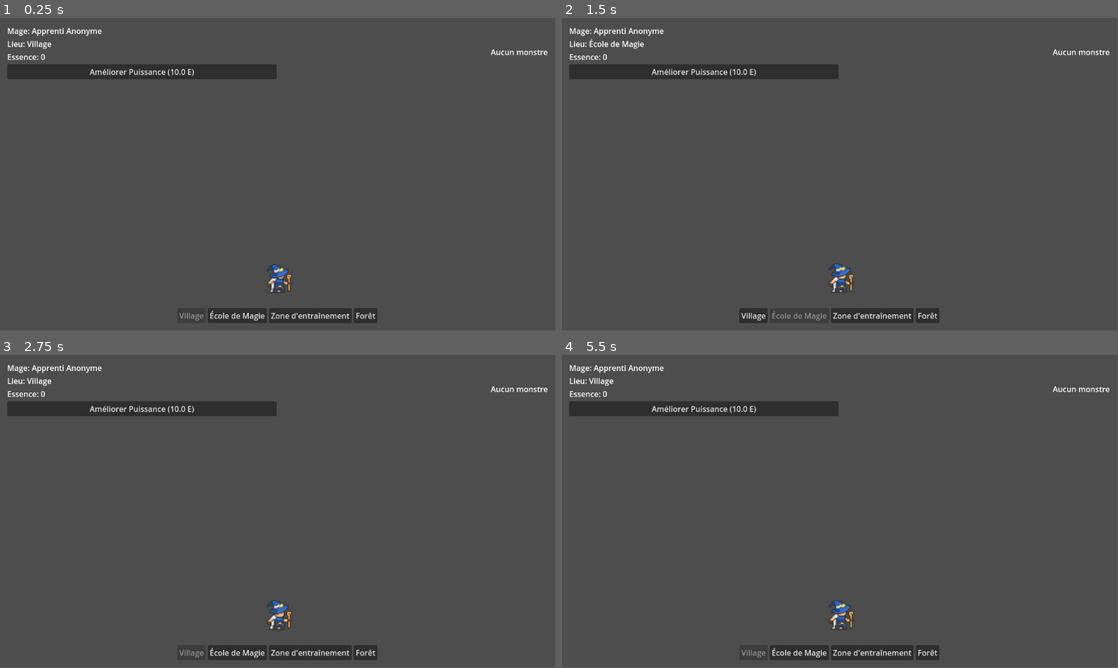
Above: before the commit, frames 1-4 (two rows, left to right).
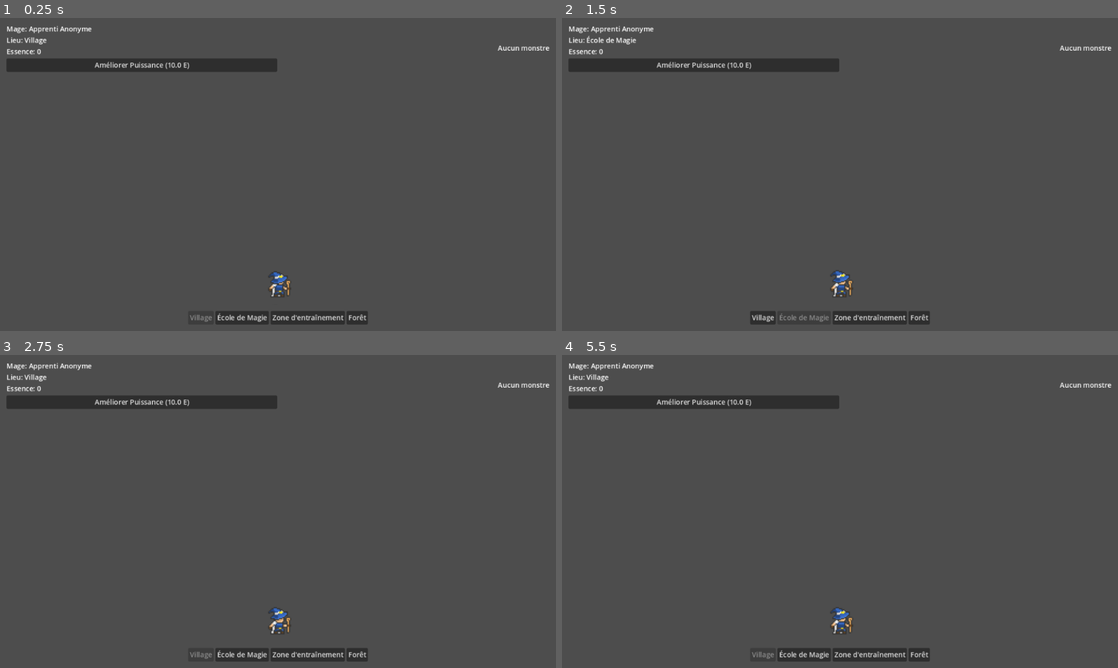
Above: after the commit, the same moments.

Repository: Azeratorre/idle-spell
Game: Godot game, scene res://scenes/Game.tscn
Same seed, same stepped clock (60 frames per second), same inputs: the game is played once before the commit and once after it.
Inputs:
- Up to frame 1 (0.25 s): no input
- Up to frame 2 (1.5 s): click "Améliorer Puissance (10.0 E)" at 0.5 s; click "École de Magie" at 1.25 s
- Up to frame 3 (2.75 s): click "Village" at 2 s
- Up to frame 4 (5.5 s): click "Zone d'entraînement" at 2.75 s; click "Forêt" at 3.5 s; click "Améliorer Puissance (10.0 E)" at 4.25 s; click "Village" at 5 s
In our replay, the window is 799x449 before the commit and 800x450 after it. These sizes can differ from the game's own. Grey fills any space a smaller window leaves; there, only what the larger window draws over its background counts as a difference.

The runs differ from the first frame. In frame 1, 3.8% of the frame differs, in the area x 1-99%, y 2-98%; in frame 2, 3.9%; in frame 3, 3.9%; in frame 4, 3.9%.

Commit message:
feat: Add grimoire panel and fix pause menu navigation

Diff:
--- a/project.godot
+++ b/project.godot
@@ -20,6 +20,14 @@
 
 GameState="*res://scripts/GameState.gd"
 
+[display/window]
+
+size/viewport_width=1280
+size/viewport_height=720
+mode=3
+stretch/mode="canvas_items"
+stretch/aspect="keep"
+
 [rendering]
 
 renderer/rendering_method="gl_compatibility"
--- a/scenes/Game.tscn
+++ b/scenes/Game.tscn
@@ -156,3 +156,55 @@
 [node name="BackButton" type="Button" parent="UI/CharacterPanel/MarginContainer/VBoxContainer"]
 layout_mode = 2
 text = "Retour"
+
+[node name="GrimoirePanel" type="PanelContainer" parent="UI"]
+visible = false
+anchors_preset = 8
+anchor_left = 0.5
+anchor_top = 0.5
+anchor_right = 0.5
+anchor_bottom = 0.5
+offset_left = -200.0
+offset_top = -150.0
+offset_right = 200.0
+offset_bottom = 150.0
+grow_horizontal = 2
+grow_vertical = 2
+
+[node name="MarginContainer" type="MarginContainer" parent="UI/GrimoirePanel"]
+layout_mode = 2
+theme_override_constants/margin_left = 10
+theme_override_constants/margin_top = 10
+theme_override_constants/margin_right = 10
+theme_override_constants/margin_bottom = 10
+
+[node name="VBoxContainer" type="VBoxContainer" parent="UI/GrimoirePanel/MarginContainer"]
+layout_mode = 2
+
+[node name="Title" type="Label" parent="UI/GrimoirePanel/MarginContainer/VBoxContainer"]
+layout_mode = 2
+text = "Grimoire"
+horizontal_alignment = 1
+
+[node name="Label" type="Label" parent="UI/GrimoirePanel/MarginContainer/VBoxContainer"]
+layout_mode = 2
+text = "Emplacements Actifs"
+horizontal_alignment = 1
+
+[node name="ActiveSlotsContainer" type="HBoxContainer" parent="UI/GrimoirePanel/MarginContainer/VBoxContainer"]
+layout_mode = 2
+alignment = 1
+
+[node name="Label2" type="Label" parent="UI/GrimoirePanel/MarginContainer/VBoxContainer"]
+layout_mode = 2
+text = "Sorts Appris"
+horizontal_alignment = 1
+
+[node name="SpellbookContainer" type="GridContainer" parent="UI/GrimoirePanel/MarginContainer/VBoxContainer"]
+layout_mode = 2
+size_flags_vertical = 3
+columns = 4
+
+[node name="BackButton" type="Button" parent="UI/GrimoirePanel/MarginContainer/VBoxContainer"]
+layout_mode = 2
+text = "Retour"
--- a/scripts/Game.gd
+++ b/scripts/Game.gd
@@ -10,6 +10,7 @@
 @onready var player = $Player
 @onready var pause_menu = $UI/PauseMenu
 @onready var character_panel = $UI/CharacterPanel
+@onready var grimoire_panel = $UI/GrimoirePanel
 
 # Le monde du jeu, avec les informations sur les monstres
 var world = [
@@ -27,6 +28,7 @@
 	# On configure les menus pour qu'ils fonctionnent même en pause
 	pause_menu.process_mode = Node.PROCESS_MODE_WHEN_PAUSED
 	character_panel.process_mode = Node.PROCESS_MODE_WHEN_PAUSED
+	grimoire_panel.process_mode = Node.PROCESS_MODE_WHEN_PAUSED
 
 	# Met à jour l'interface avec les données initiales de GameState
 	update_ui()
@@ -46,8 +48,12 @@
 	pause_menu.get_node("MenuButtons/ResumeButton").pressed.connect(toggle_pause)
 	# Connecte le bouton "Personnage"
 	pause_menu.get_node("MenuButtons/CharacterButton").pressed.connect(_on_character_button_pressed)
+	# Connecte le bouton "Grimoire"
+	pause_menu.get_node("MenuButtons/GrimoireButton").pressed.connect(_on_grimoire_button_pressed)
 	# Connecte le bouton "Retour" du panneau personnage
 	character_panel.get_node("MarginContainer/VBoxContainer/BackButton").pressed.connect(_on_back_to_pause_menu_pressed)
+	# Connecte le bouton "Retour" du panneau grimoire
+	grimoire_panel.get_node("MarginContainer/VBoxContainer/BackButton").pressed.connect(_on_back_to_pause_menu_pressed)
 
 
 # Gère les entrées clavier non gérées par l'UI
@@ -189,8 +195,10 @@
 	update_character_panel()
 
 func _on_back_to_pause_menu_pressed():
-	# On fait l'inverse
+	# On cache les deux panneaux (seul le visible sera affecté)
 	character_panel.hide()
+	grimoire_panel.hide()
+	# On affiche le menu pause principal
 	pause_menu.show()
 
 func update_character_panel():
@@ -226,3 +234,58 @@
 		# Si l'amélioration réussit, on met à jour l'UI principale et le panneau
 		update_ui()
 		update_character_panel()
+
+func _on_grimoire_button_pressed():
+	pause_menu.hide()
+	grimoire_panel.show()
+	update_grimoire_panel()
+
+func update_grimoire_panel():
+	var slots_container = grimoire_panel.get_node("MarginContainer/VBoxContainer/ActiveSlotsContainer")
+	var book_container = grimoire_panel.get_node("MarginContainer/VBoxContainer/SpellbookContainer")
+
+	# Nettoyage
+	for child in slots_container.get_children(): child.queue_free()
+	for child in book_container.get_children(): child.queue_free()
+
+	# Affichage des emplacements actifs
+	for spell in GameState.spell_slots:
+		var label = Label.new()
+		label.custom_minimum_size = Vector2(50, 50)
+		label.horizontal_alignment = HORIZONTAL_ALIGNMENT_CENTER
+		label.vertical_alignment = VERTICAL_ALIGNMENT_CENTER
+		if spell != null:
+			var spell_data = GameState.SPELL_DATA[spell.id]
+			label.text = spell_data.symbol
+		else:
+			label.text = "[Vide]"
+		slots_container.add_child(label)
+
+	# Affichage des sorts appris
+	for spell in GameState.spellbook:
+		var spell_data = GameState.SPELL_DATA[spell.id]
+		var button = Button.new()
+		button.text = spell_data.symbol + " " + str(spell.level)
+		button.pressed.connect(Callable(self, "_on_equip_spell_pressed").bind(spell))
+		book_container.add_child(button)
+
+func _on_equip_spell_pressed(spell_to_equip):
+	# On cherche un emplacement vide
+	var empty_slot_index = GameState.spell_slots.find(null)
+
+	if empty_slot_index != -1:
+		# On vérifie que le sort n'est pas déjà équipé
+		var is_already_equipped = false
+		for equipped_spell in GameState.spell_slots:
+			if equipped_spell != null and equipped_spell.id == spell_to_equip.id:
+				is_already_equipped = true
+				break
+
+		if not is_already_equipped:
+			GameState.spell_slots[empty_slot_index] = spell_to_equip
+			print("Sort équipé : ", GameState.SPELL_DATA[spell_to_equip.id].name)
+			update_grimoire_panel()
+		else:
+			print("Ce sort est déjà équipé.")
+	else:
+		print("Aucun emplacement de sort libre.")
--- a/scripts/GameState.gd
+++ b/scripts/GameState.gd
@@ -33,6 +33,23 @@
 # Index de la zone actuelle
 var current_zone_index: int = 0
 
+# --- Données des sorts (similaire à skillTiers en JS) ---
+const SPELL_DATA = {
+	"spark": { "name": "Étincelle", "symbol": "✨", "base_damage": 5, "element": "Feu" },
+	"bubble": { "name": "Bulle", "symbol": "💧", "base_damage": 4, "element": "Eau" }
+}
+
+func _ready():
+	# Pour les tests, on commence avec un sort appris
+	if spellbook.is_empty():
+		var new_spell = {
+			"id": "spark",
+			"level": 1,
+			"xp": 0,
+			"xp_to_next_level": 100
+		}
+		spellbook.append(new_spell)
+
 # --- Fonctions de modification des données ---
 
 func add_essence(amount: int):
